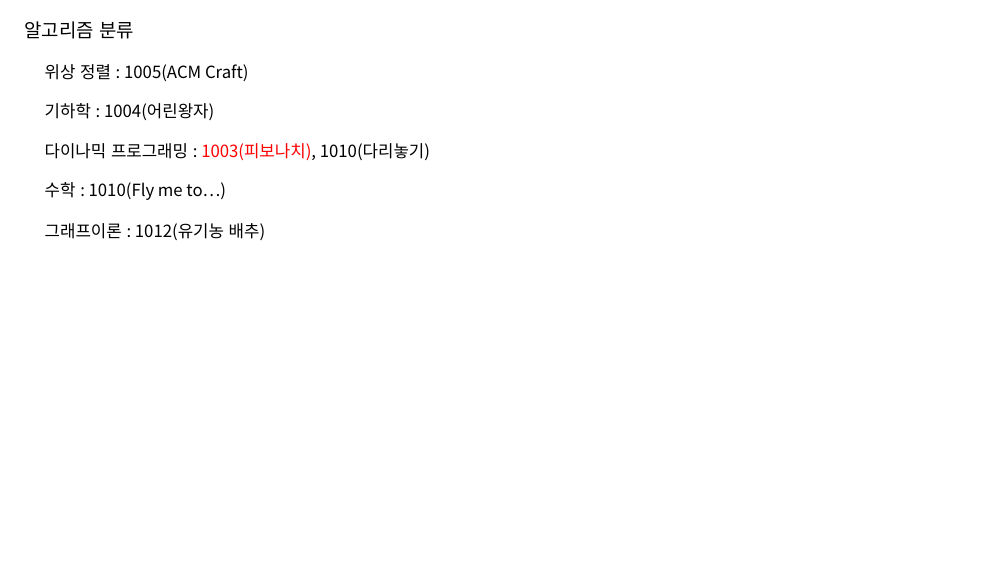
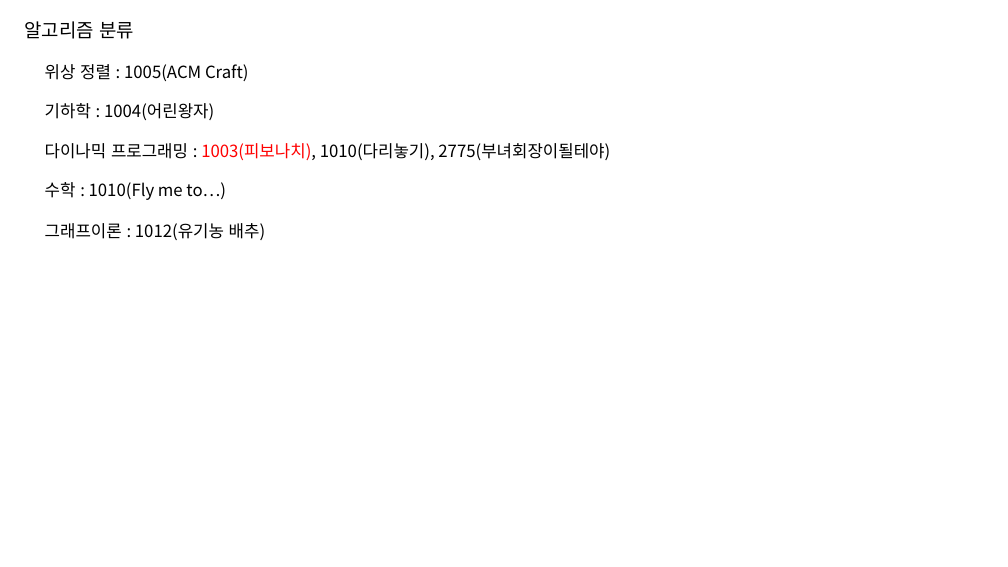
Before and after one commit to phantom0119/Baekjoon, a slide deck: slide 1 of 참고자료.pptx. Drawn at 1008x567 pixels with LibreOffice and Linux fonts; fonts in the diff are those of the drawing. Boxes give left, top, right and bottom in pixels: in the first picture for what was removed or moved away, otherwise in the second. Text is boxed around its words. In the diff, an @@ line names an element or a change of style, - is before the commit and + after.

```diff
--- a/참고자료.pptx
+++ b/참고자료.pptx
@@ text at (45, 143, 610, 160): text changed @@
-다이나믹 프로그래밍 : 1003(피보나치), 1010(다리놓기)
+다이나믹 프로그래밍 : 1003(피보나치), 1010(다리놓기), 2775(부녀회장이될테야)
```
Also in this commit, not shown: 1 other slide changed, 5 slides added, 2 other files.
